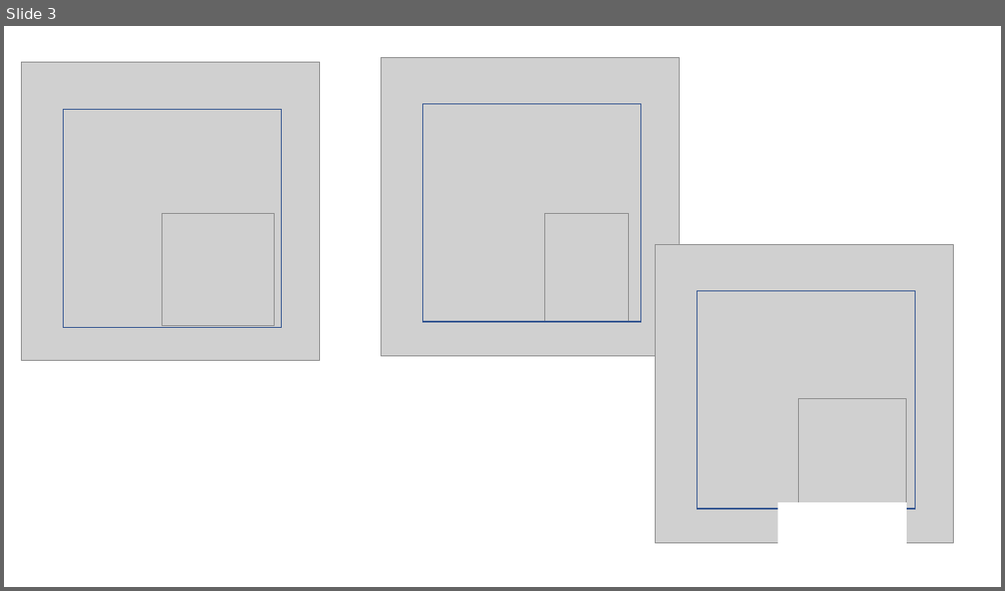
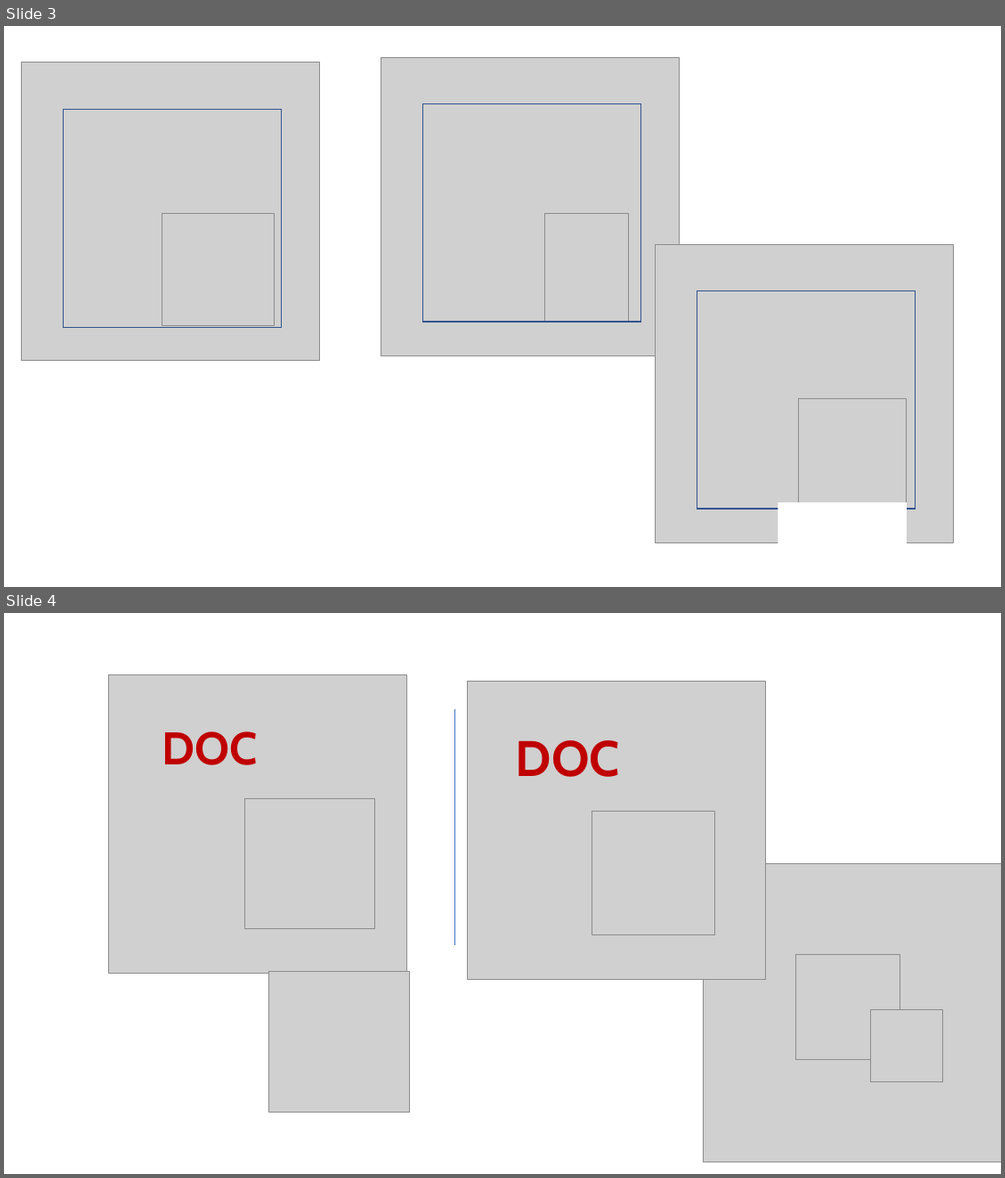
Before and after one commit to telosys-tools-doc/telosys-images, a slide deck: icons/icons-for-github/v3/Telosys-v3-GitHub-Icones.pptx. Shown one above the other, each under a label of ours: slide 3 before the commit, slides 3 and 4 after it. The pictures are 1005x591 and 1005x1178 pixels, drawn with LibreOffice and Linux fonts; fonts in the diff are those of the drawing; grey boxes stand for pictures. Boxes give left, top, right and bottom in pixels: in the first picture for what was removed or moved away, otherwise in the second. Text is boxed around its words. In the diff, an @@ line names an element or a change of style, - is before the commit and + after.

```diff
--- a/icons/icons-for-github/v3/Telosys-v3-GitHub-Icones.pptx
+++ b/icons/icons-for-github/v3/Telosys-v3-GitHub-Icones.pptx
@@ slide 4 added at [4, 613, 1001, 1174], background #FFFFFF @@
@@ picture added at [109, 675, 407, 973] @@
@@ picture added at [468, 681, 766, 980] @@
@@ line added from (455, 709) to (455, 945), #4472C4 0.5 pt @@
@@ text added at [162, 731, 257, 765], 44 pt, text #C00000, bold @@
+DOC
@@ text added at [516, 740, 620, 777], 48 pt, text #C00000, bold @@
+DOC
@@ picture added at [245, 798, 375, 929] @@
@@ picture added at [591, 811, 715, 934] @@
@@ picture added at [704, 863, 1001, 1162] @@
@@ picture added at [796, 955, 900, 1060] @@
@@ picture added at [269, 971, 410, 1111] @@
@@ picture added at [871, 1009, 943, 1082] @@
```
Also in this commit, not shown: 6 other files.
